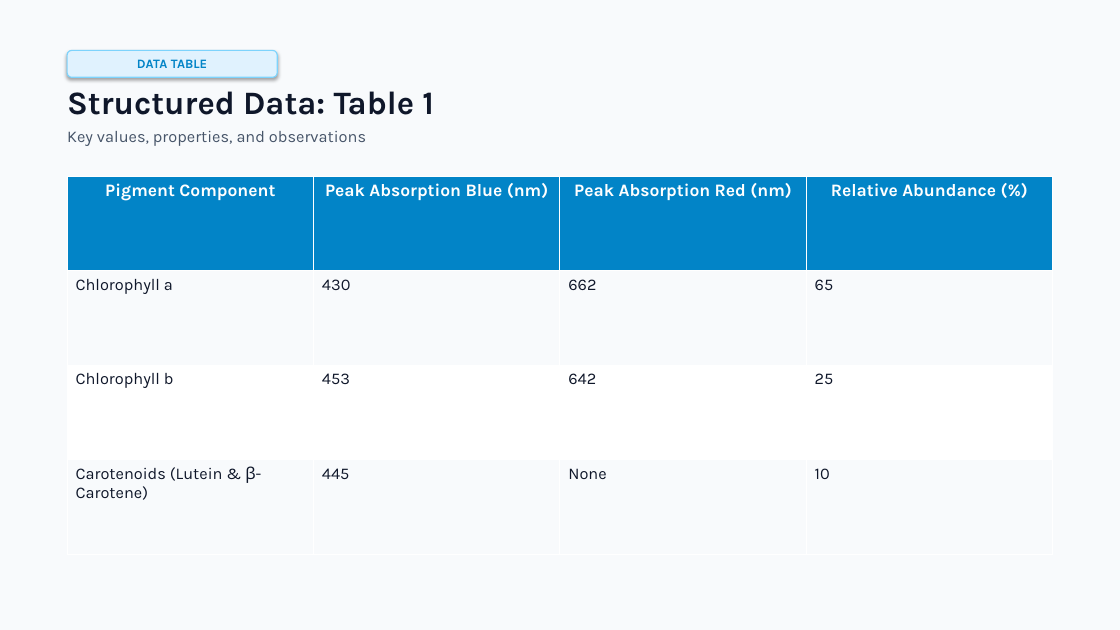
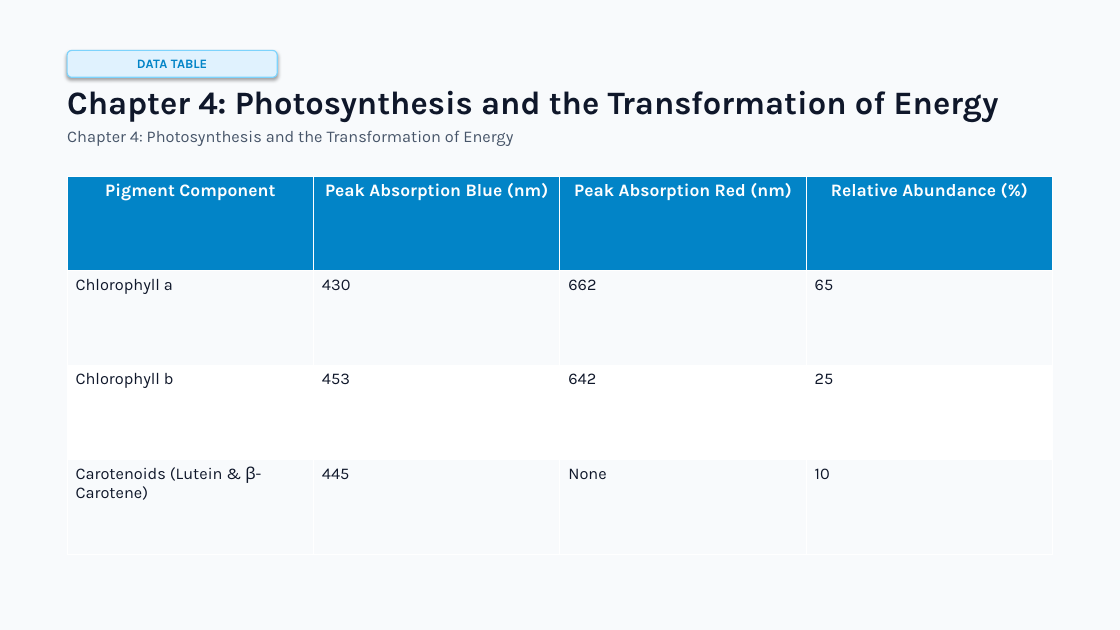
Before and after one commit to usm007/LessonMorph, a slide deck: slide 19 of output/photosynthesis_and_cellular_energy.pptx (slide 25 before the commit). Drawn at 1120x630 pixels with LibreOffice and Linux fonts; fonts in the diff are those of the drawing. Boxes give left, top, right and bottom in pixels: in the first picture for what was removed or moved away, otherwise in the second. Text is boxed around its words. In the diff, an @@ line names an element or a change of style, - is before the commit and + after.

```diff
--- a/output/photosynthesis_and_cellular_energy.pptx
+++ b/output/photosynthesis_and_cellular_energy.pptx
@@ text at bbox=[67, 90, 999, 146]: text changed; size 14 to 28 pt; text colour #475569 to #0F172A; bold on @@
-Structured Data: Table 1
-Key values, properties, and observations
+Chapter 4: Photosynthesis and the Transformation of Energy
+Chapter 4: Photosynthesis and the Transformation of Energy
```
Also in this commit, not shown: 13 other slides changed, 15 slides added, 21 slides removed, 57 other files.
